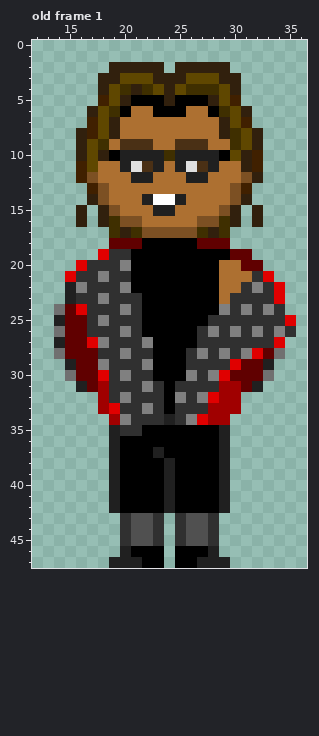
Pixel-art file -- assets/characters/rhyme.aseprite. The picture above was drawn from the file before the commit.
48x48 pixels, 1 frame. Shown: old frame 1: x 12..36, y 0..47. The commit also changed other frames, which this record leaves out.
The result:
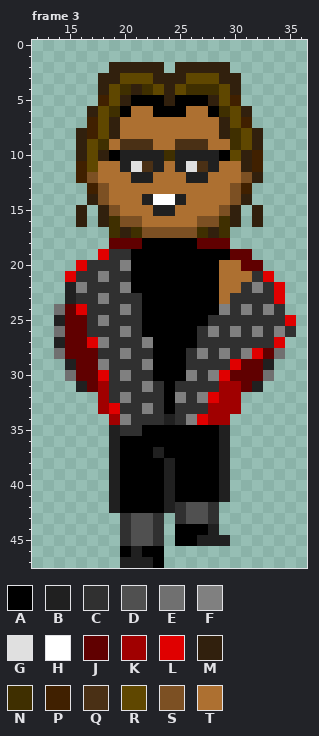
Palette (. is transparent): A #000000  B #202020  C #303030  D #505050  E #707070  F #808080  G #e0e0e0  H #ffffff  J #600000  K #a00000  L #e00000  M #31200d  N #3f2f00  P #402000  Q #4a3015  R #5f4700  S #7c5023  T #ad7031
A new or re-ordered frame is compared with the old frame closest to it.
The edit:
frames 1 -> 8
layer "Layer 6" now hidden
Frame 3 is new; against old frame 1, layer "Layer 12":
y 42: x 25..29 AAAAB -> CDDC.
y 44: x 25..28 CDDC -> AAAB
y 45: x 25..29 CDDC. -> AABBB
y 46: x 20..21 BA -> AB; x 25..28 AAAB -> ....
y 47: x 19 B -> .; x 22 A -> B; x 25..29 AABBB -> .....
